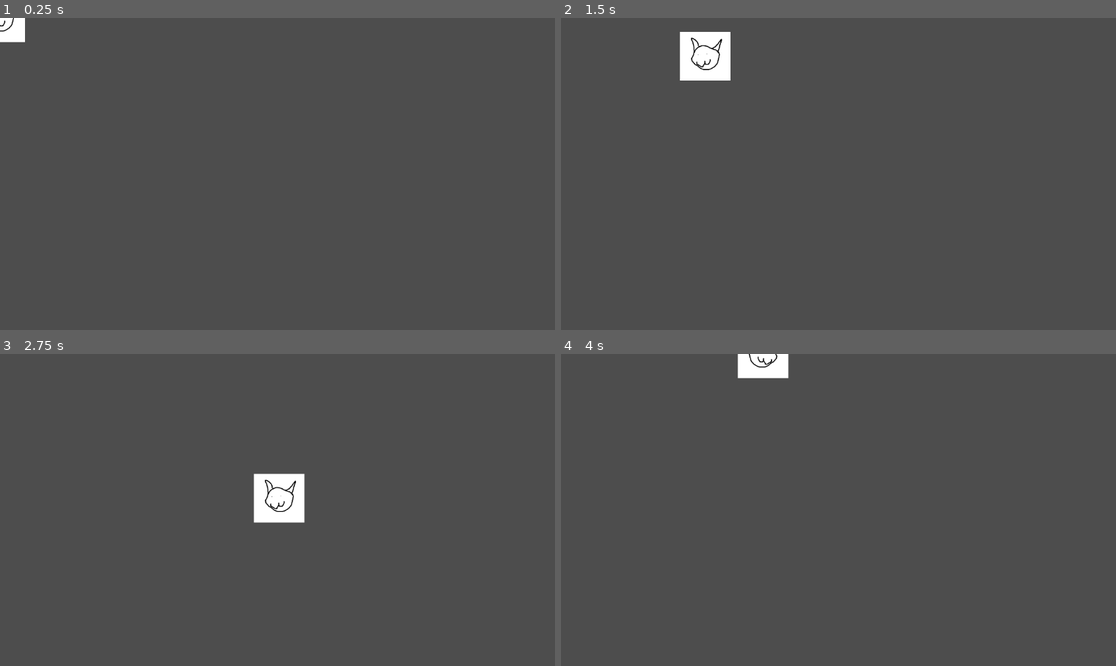
Above: before the commit, frames 1-4 (two rows, left to right).
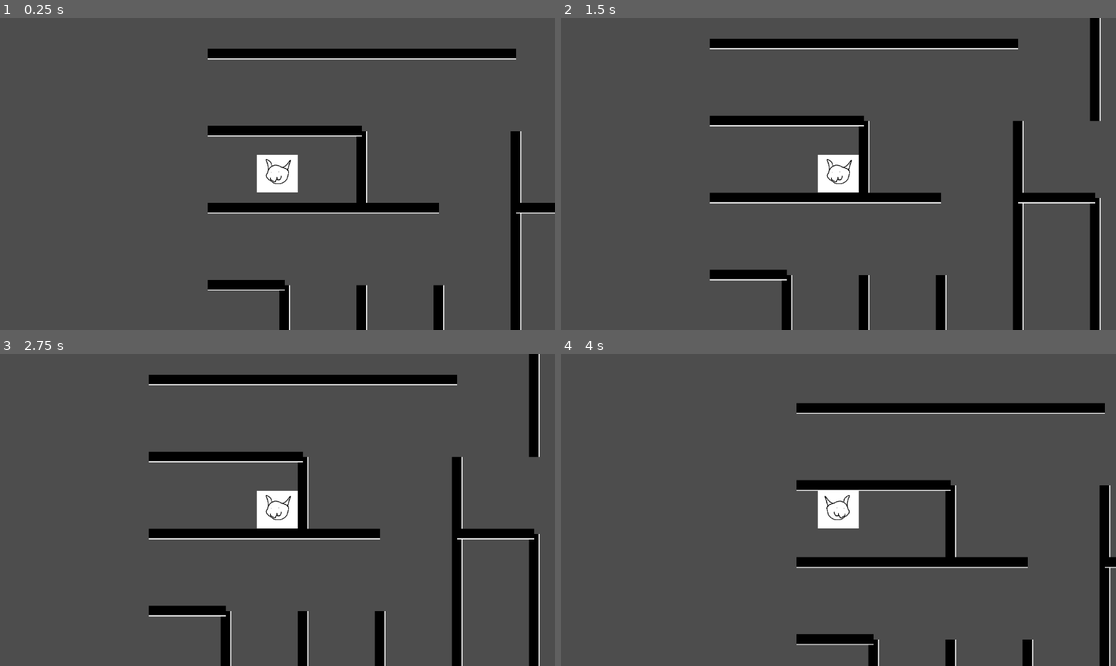
Above: after the commit, the same moments.

Repository: chisatonishikigi479/2024-HackWashU-Project
Game: Godot game, scene res://maze_generation_manager.tscn
Two runs of this game, one before a commit and one after it. Both use one fixed random seed, a clock stepped at 60 frames per second and the inputs below. This scene is started directly instead of the project's main scene.
Inputs:
- Up to frame 1 (0.25 s): no input
- Up to frame 2 (1.5 s): tap Enter at 0.5 s; hold D (move_right) 0.53-1.28 s; hold S (move_down) from 1.28 s (still down)
- Up to frame 3 (2.75 s): release S (move_down) at 2.03 s; hold D (move_right) from 2.03 s (still down)
- Up to frame 4 (4 s): release D (move_right) at 2.78 s; hold W (move_up) 2.78-3.53 s; hold A (move_left) from 3.53 s (still down)

The runs differ from the first frame. In frame 1, 8.9% of the frame differs, in the area x 0-100%, y 0-100%; in frame 2, 12%, in the area x 21-98%, y 0-100%; in frame 3, 10%; in frame 4, 8.4%.

Commit message:
awrgawrgawrg

Diff:
--- a/MazeGenerationManager.gd
+++ b/MazeGenerationManager.gd
@@ -9,6 +9,7 @@
 var walls = []
 var chests = []
 var treasure_coords
+var mazewall = preload("res://maze_wall.tscn")
 #comment
 # Called when the node enters the scene tree for the first time.
 func _ready():
@@ -41,26 +42,26 @@
 	for edge in maze:
 		#case 1: horizontal edge
 		if edge.vertex1.coords.y == edge.vertex2.coords.y:
-			#var wall = mazewall.instantiate()
-			#walls.append(wall)
-			#wall.add_to_group("walls")
-			#add_child(wall)
-			#wall.global_position = Vector2(min(edge.vertex1.coords.x, edge.vertex2.coords.x)*wallunit + 50 - offsetX, edge.vertex1.coords.y * wallunit - 50 + offsetY)
-			#print("generated wall at " + str(wall.global_position))
-			#wall.set_visible(true)
+			var wall = mazewall.instantiate()
+			walls.append(wall)
+			wall.add_to_group("walls")
+			add_child(wall)
+			wall.global_position = Vector2(min(edge.vertex1.coords.x, edge.vertex2.coords.x)*wallunit + (wallunit / 2) - offsetX, edge.vertex1.coords.y * wallunit - (wallunit / 2) + offsetY)
+			print("generated wall at " + str(wall.global_position))
+			wall.set_visible(true)
 			pass
 
 		#case 2: vertical edge (will have to rotate the sprite by 90 degrees)
 		elif edge.vertex1.coords.x == edge.vertex2.coords.x:
 
-			#var wall = mazewall.instantiate()
-			#walls.append(wall)
-			#wall.add_to_group("walls")
-			#add_child(wall)
-			#wall.rotation_degrees = 90
-			#wall.global_position = Vector2(edge.vertex1.coords.x * wallunit - offsetX, min(edge.vertex1.coords.y, edge.vertex2.coords.y)*wallunit + offsetY)
-			#print("generated wall at " + str(wall.global_position))
-			#wall.set_visible(true)
+			var wall = mazewall.instantiate()
+			walls.append(wall)
+			wall.add_to_group("walls")
+			add_child(wall)
+			wall.rotation_degrees = 90
+			wall.global_position = Vector2(edge.vertex1.coords.x * wallunit - offsetX, min(edge.vertex1.coords.y, edge.vertex2.coords.y)*wallunit + offsetY)
+			print("generated wall at " + str(wall.global_position))
+			wall.set_visible(true)
 
 			pass
 
--- /dev/null
+++ b/MazeWall.gd
@@ -0,0 +1,11 @@
+extends StaticBody2D
+
+
+# Called when the node enters the scene tree for the first time.
+func _ready():
+	pass # Replace with function body.
+
+
+# Called every frame. 'delta' is the elapsed time since the previous frame.
+func _process(delta):
+	pass
--- a/cat_protagonist.tscn
+++ b/cat_protagonist.tscn
@@ -15,7 +15,7 @@
 }]
 
 [sub_resource type="RectangleShape2D" id="RectangleShape2D_ynwv4"]
-size = Vector2(108, 101)
+size = Vector2(86, 81)
 
 [node name="CatProtagonist" type="CharacterBody2D"]
 motion_mode = 1
@@ -23,11 +23,11 @@
 metadata/_edit_group_ = true
 
 [node name="AnimatedSprite2D" type="AnimatedSprite2D" parent="."]
-position = Vector2(-0.5, -0.249998)
-scale = Vector2(0.65625, 0.628125)
+position = Vector2(-0.5, -0.874998)
+scale = Vector2(0.53125, 0.489062)
 sprite_frames = SubResource("SpriteFrames_o8m8o")
 animation = &"walk"
 
 [node name="CollisionShape2D" type="CollisionShape2D" parent="."]
-position = Vector2(0, -0.5)
+position = Vector2(0, -1)
 shape = SubResource("RectangleShape2D_ynwv4")
--- a/maze_generation_manager.tscn
+++ b/maze_generation_manager.tscn
@@ -7,5 +7,6 @@
 script = ExtResource("1_5lm7m")
 
 [node name="CatProtagonist" parent="." instance=ExtResource("2_xcoxq")]
+position = Vector2(76, 592)
 
-[node name="StaticBody2D" type="StaticBody2D" parent="."]
+[node name="CatCamera" type="Camera2D" parent="CatProtagonist"]
--- /dev/null
+++ b/maze_wall.tscn
@@ -0,0 +1,29 @@
+[gd_scene load_steps=5 format=3 uid="uid://dlfb4lrpdddiw"]
+
+[ext_resource type="Script" path="res://MazeWall.gd" id="1_tna43"]
+[ext_resource type="Texture2D" uid="uid://dq862k26kecc7" path="res://wall.png" id="2_abd5w"]
+
+[sub_resource type="SpriteFrames" id="SpriteFrames_deapq"]
+animations = [{
+"frames": [{
+"duration": 1.0,
+"texture": ExtResource("2_abd5w")
+}],
+"loop": true,
+"name": &"default",
+"speed": 5.0
+}]
+
+[sub_resource type="RectangleShape2D" id="RectangleShape2D_ibevc"]
+size = Vector2(19, 163)
+
+[node name="MazeWall" type="StaticBody2D"]
+script = ExtResource("1_tna43")
+metadata/_edit_group_ = true
+
+[node name="AnimatedSprite2D" type="AnimatedSprite2D" parent="."]
+sprite_frames = SubResource("SpriteFrames_deapq")
+
+[node name="CollisionShape2D" type="CollisionShape2D" parent="."]
+position = Vector2(-0.5, -0.5)
+shape = SubResource("RectangleShape2D_ibevc")
